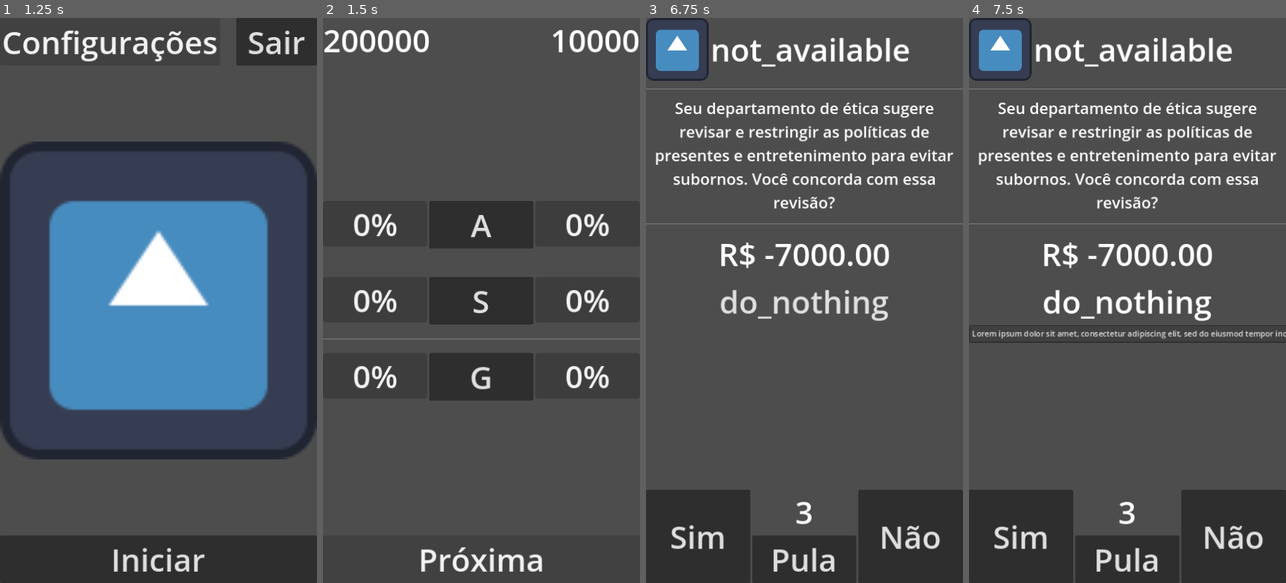
Above: before the commit, frames 1-4 (left to right).
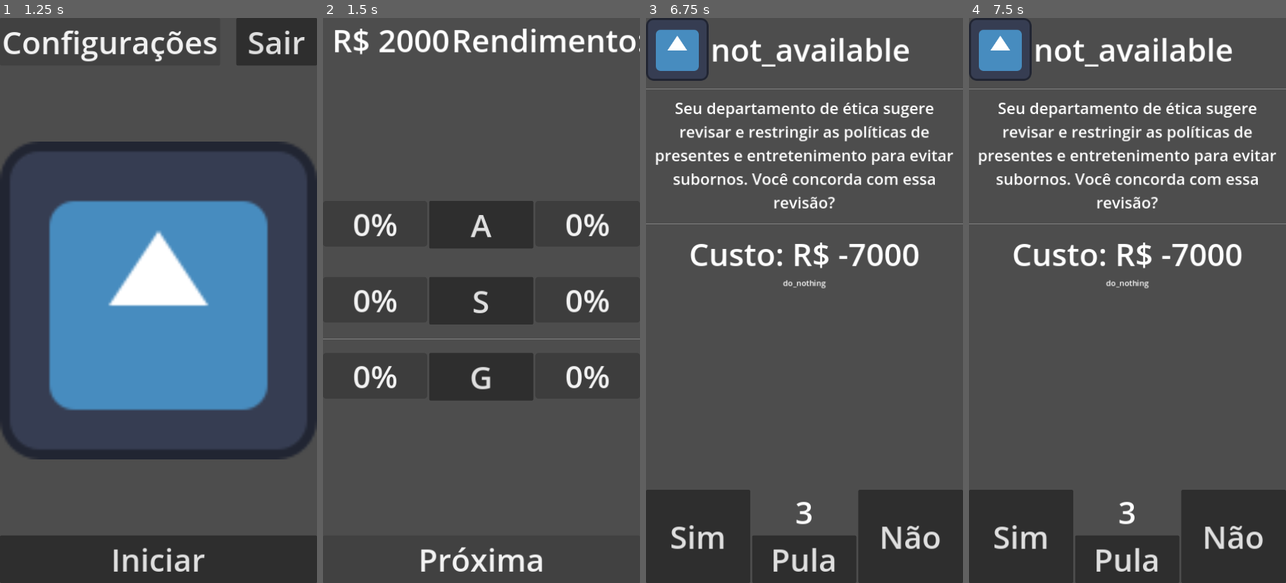
Above: after the commit, the same moments.

Repository: lu1z/hackathon_cpdi
Game: Godot game, scene res://scenes/pages/introduction_page.tscn
Two runs of this game, one before a commit and one after it. Both use one fixed random seed, a clock stepped at 60 frames per second and the inputs below. The engine's default icon, where the game draws it, is replaced by a stand-in: a white triangle on a blue panel in a dark square.
Inputs (mouse positions are in pixels of both pictures, inside the frame that each line leads up to):
- Up to frame 1 (1.25 s): click "Pular introdução" at 0.5 s
- Up to frame 2 (1.5 s): click "Iniciar" at 1.25 s
- Up to frame 3 (6.75 s): click "A" at 2 s; click "Voltar" at 2.75 s; click "S" at 3.5 s; click "Voltar" at 4.25 s; click "G" at 5 s; click "Voltar" at 5.75 s; click "Próxima" at 6.5 s
- Up to frame 4 (7.5 s): click (1127, 300) at 7.25 s, where only the run before the commit has a clickable "do_nothing"

Frame 1 is identical in both runs. In frame 2, 2.1% of the frame differs, in the area x 0-100%, y 1-7%; in frame 3, 2.5%; in frame 4, 3.4%, in the area x 0-100%, y 39-58%.

Commit message:
Finished mechanic for game endind if to much time on debt has past

Diff:
--- a/scenes/pages/consequence_page.tscn
+++ b/scenes/pages/consequence_page.tscn
@@ -8,26 +8,29 @@
 
 # Called when the node enters the scene tree for the first time.
 func _ready():
+	if ScoreManager.is_in_debt():
+		$Acknowledge/LabelDebtStatus.visible = true
+		$Acknowledge/LabelDebtStatus.text = \"Período restante para falência: \" + str(ScoreManager.debt)
 	$Consequences/CharacterComponent/LabelName.text = QuestionManager.current.character.id
 	var esg = QuestionManager.current.esg
-	if SettingsManager.answer:
+	if GameManager.params:
 		$Consequences/LabelConsequence.text = QuestionManager.current.yes
-		$Consequences/ESGSumary/E.text = str(esg.self_group_sum(ESG.yes_enviroment))
-		$Consequences/ESGSumary/S.text = str(esg.self_group_sum(ESG.yes_social))
-		$Consequences/ESGSumary/G.text = str(esg.self_group_sum(ESG.yes_governance))
+		$Consequences/ESGSumary/E.text = \"A: \" + str(esg.self_group_sum(ESG.yes_enviroment))
+		$Consequences/ESGSumary/S.text = \"S: \" + str(esg.self_group_sum(ESG.yes_social))
+		$Consequences/ESGSumary/G.text = \"G: \" + str(esg.self_group_sum(ESG.yes_governance))
 	else:
 		$Consequences/LabelConsequence.text = QuestionManager.current.no
-		$Consequences/ESGSumary/E.text = str(esg.self_group_sum(ESG.no_enviroment))
-		$Consequences/ESGSumary/S.text = str(esg.self_group_sum(ESG.no_social))
-		$Consequences/ESGSumary/G.text = str(esg.self_group_sum(ESG.no_governance))
+		$Consequences/ESGSumary/E.text = \"A: \" + str(esg.self_group_sum(ESG.no_enviroment))
+		$Consequences/ESGSumary/S.text = \"S: \" + str(esg.self_group_sum(ESG.no_social))
+		$Consequences/ESGSumary/G.text = \"G: \" + str(esg.self_group_sum(ESG.no_governance))
 
 
 func _on_continue_button_pressed():
 	if ScoreManager.check_win_condition():
-		SettingsManager.game_result = true
+		GameManager.params = true
 		return get_tree().change_scene_to_file(\"res://scenes/pages/end_page.tscn\")
-	if ScoreManager.check_win_condition():
-		SettingsManager.game_result = false
+	if ScoreManager.check_lose_condition():
+		GameManager.params = false
 		return get_tree().change_scene_to_file(\"res://scenes/pages/end_page.tscn\")
 	return get_tree().change_scene_to_file(\"res://scenes/pages/score_page.tscn\")
 "
@@ -96,16 +99,27 @@
 text = "+7"
 horizontal_alignment = 1
 
-[node name="ContinueButton" type="Button" parent="."]
+[node name="Acknowledge" type="VBoxContainer" parent="."]
 layout_mode = 1
 anchors_preset = 12
 anchor_top = 1.0
 anchor_right = 1.0
 anchor_bottom = 1.0
-offset_top = -8.0
+offset_top = -123.0
 grow_horizontal = 2
 grow_vertical = 0
+
+[node name="LabelDebtStatus" type="Label" parent="Acknowledge"]
+visible = false
+layout_mode = 2
+theme_override_font_sizes/font_size = 32
+text = "Safe!"
+horizontal_alignment = 1
+
+[node name="ContinueButton" type="Button" parent="Acknowledge"]
+layout_mode = 2
+size_flags_vertical = 10
 theme_override_font_sizes/font_size = 64
 text = "Entendido"
 
-[connection signal="pressed" from="ContinueButton" to="." method="_on_continue_button_pressed" flags=7]
+[connection signal="pressed" from="Acknowledge/ContinueButton" to="." method="_on_continue_button_pressed" flags=7]
--- a/scenes/pages/end_page.tscn
+++ b/scenes/pages/end_page.tscn
@@ -6,14 +6,16 @@
 
 # Called when the node enters the scene tree for the first time.
 func _ready():
-	if SettingsManager.game_result:
+	if GameManager.params:
 		$LabelResult.text = \"Venceu!\"
 	else:
 		$LabelResult.text = \"Perdeu!\"
+		if ScoreManager.debt == 0:
+			$EndGameFeedback/LabelEndGameResume.text = \"A empresa declarou falência devido ao acumulo de dívidas. Tente manejar suas escolhas afim de melhorar o ESG e evitar dividas no processo!\"
 	$EndGameFeedback/LabelElapsedTime.text = \"Duração: \" + str(GameManager.turn) + \" meses\"
 
+
 func _on_button_restart_pressed():
-	SettingsManager.game_id += 1
 	get_tree().change_scene_to_file(\"res://scenes/pages/start_page.tscn\")
 "
 
--- a/scenes/pages/introduction_page.tscn
+++ b/scenes/pages/introduction_page.tscn
@@ -2,12 +2,6 @@
 
 [sub_resource type="GDScript" id="GDScript_a1hgi"]
 script/source = "extends Control
-
-
-# Called when the node enters the scene tree for the first time.
-func _ready():
-	SettingsManager.game_id = 1
-	pass # Replace with function body.
 
 
 func _on_button_skip_pressed():
--- a/scenes/pages/question_page.tscn
+++ b/scenes/pages/question_page.tscn
@@ -13,14 +13,14 @@
 	$QuestionInformation/ActionInformation.text = QuestionManager.current.action.name
 	$DecisionButtons/SkipComponent/LabelSkips.text = str(ScoreManager.skip)
 	$QuestionInformation/QuestionLabel.text = QuestionManager.current.question
-	$QuestionInformation/CostLabel.text = \"R$ \" + str(QuestionManager.current.cost) + \".00\"
+	$QuestionInformation/CostLabel.text = \"Custo: R$ \" + str(QuestionManager.current.cost)
 	$QuestionInformation/CharacterComponent/LabelName.text = QuestionManager.current.character.id
 	# Debug purposes
 	print(\"Chosen question: \" + QuestionManager.current.id)
 
 
 func _on_button_yes_pressed():
-	SettingsManager.answer = true
+	GameManager.params = true
 	ScoreManager.apply_cost(QuestionManager.current.cost)
 	ScoreManager.apply_scores(QuestionManager.current.esg.esg, ESG.yes_group)
 	QuestionManager.current.action.execute()
@@ -28,7 +28,7 @@
 
 
 func _on_button_no_pressed():
-	SettingsManager.answer = false
+	GameManager.params = false
 	ScoreManager.apply_scores(QuestionManager.current.esg.esg, ESG.no_group)
 	get_tree().change_scene_to_file(\"res://scenes/pages/consequence_page.tscn\")
 
@@ -81,13 +81,12 @@
 text = "-2000"
 horizontal_alignment = 1
 
-[node name="ActionInformation" type="MenuButton" parent="QuestionInformation"]
+[node name="ActionInformation" type="Label" parent="QuestionInformation"]
+custom_minimum_size = Vector2(0, 50)
 layout_mode = 2
-theme_override_font_sizes/font_size = 64
 text = "Gafanhoto"
-item_count = 1
-popup/item_0/text = "Lorem ipsum dolor sit amet, consectetur adipiscing elit, sed do eiusmod tempor incididunt ut labore et dolore magna aliqua. Odio tempor orci dapibus ultrices in. Vitae elementum curabitur vitae nunc sed velit dignissim sodales ut."
-popup/item_0/id = 0
+horizontal_alignment = 1
+autowrap_mode = 3
 
 [node name="DecisionButtons" type="HBoxContainer" parent="."]
 layout_mode = 1
--- a/scenes/pages/score_page.tscn
+++ b/scenes/pages/score_page.tscn
@@ -17,8 +17,8 @@
 
 # Called when the node enters the scene tree for the first time.
 func _ready():
-	$ResourcesGroup/MoneyLabel.text = str(ScoreManager.money)
-	$ResourcesGroup/RevenueLabel.text = str(ScoreManager.revenue)
+	$ResourcesGroup/MoneyLabel.text = \"Capital: R$ \" + str(ScoreManager.money)
+	$ResourcesGroup/RevenueLabel.text = \"Rendimento: R$ \" + str(ScoreManager.revenue)
 	update_progress_bar(
 		$ESGGroup/EnviromentGroup/NegativeProgressBar,
 		$ESGGroup/EnviromentGroup/PositiveProgressBar,
@@ -43,7 +43,7 @@
 
 
 func _on_esg_button_pressed(group: ESG.ESG_GROUPS):
-	SettingsManager.params = group
+	GameManager.params = group
 	get_tree().change_scene_to_file(\"res://scenes/pages/topics_page.tscn\")
 "
 
--- a/scenes/pages/settings_page.tscn
+++ b/scenes/pages/settings_page.tscn
@@ -4,12 +4,16 @@
 script/source = "extends Control
 
 
+func _ready():
+	$Settings/HSliderVolume.value = SettingsManager.volume
+
+
 func _on_button_back_pressed():
 	get_tree().change_scene_to_file(\"res://scenes/pages/start_page.tscn\")
 
 
-func _on_h_slider_volume_drag_ended(value_changed):
-	SettingsManager.volume = value_changed
+func _on_h_slider_volume_drag_ended(_value_changed):
+	SettingsManager.volume = $Settings/HSliderVolume.value
 "
 
 [node name="SettingsPage" type="Control"]
@@ -30,12 +34,6 @@
 grow_horizontal = 2
 grow_vertical = 2
 
-[node name="CheckButton" type="CheckButton" parent="Settings"]
-layout_mode = 2
-size_flags_horizontal = 4
-theme_override_font_sizes/font_size = 16
-text = "Dark mode"
-
 [node name="HSliderVolume" type="HSlider" parent="Settings"]
 layout_mode = 2
 tooltip_text = "Volume"
--- a/scenes/pages/topics_page.tscn
+++ b/scenes/pages/topics_page.tscn
@@ -10,7 +10,7 @@
 	$Topics.remove_child($Topics/LabelTopic2)
 	$Topics.remove_child($Topics/LabelTopic3)
 	var topics
-	match SettingsManager.params:
+	match GameManager.params:
 		ESG.ESG_GROUPS.ENVIROMENT:
 			$LabelTitle.text = \"Ambiental\"
 			topics = ESG.yes_enviroment
--- a/scripts/game_manager.gd
+++ b/scripts/game_manager.gd
@@ -5,12 +5,15 @@
 
 
 var turn: int
+var params
+var game_id = 1
 
 
 func initialize_game():
 	QuestionManager.question_initialize()
 	ScoreManager.score_initialize()
 	turn = 0
+	game_id += 1
 # Debug purposes
 	print("--------------------preturn----------------------")
 	ScoreManager.print_score()
@@ -20,6 +23,8 @@
 func pre_turn():
 	turn += 1
 	GameManager.turn_advanced.emit()
+	if ScoreManager.is_in_debt():
+		ScoreManager.decrement_debt()
 	ScoreManager.apply_revenue()
 	print("------------------turn: " + str(turn) + " ------------------")
 
--- a/scripts/score_manager.gd
+++ b/scripts/score_manager.gd
@@ -5,16 +5,18 @@
 var money: int
 var revenue: int
 var skip: int
+var debt: int
 
 
 static var DEFAULT_INITIAL_SCORE = 0 #Valor inicial de cada topico dentro do esg
-static var DEFAULT_INITIAL_MONEY = 200_000 #Dinheiro inicial
+static var DEFAULT_INITIAL_MONEY = 200_0 #Dinheiro inicial
 static var DEFAULT_INITIAL_REVENUE = int(DEFAULT_INITIAL_MONEY / 20) #Salário inical
 static var DEFAULT_WIN_CONDITION = 50 # "E" > 5 and "S" > 5 and "G" > 5
 static var DEFAULT_LOSE_CONDITION = -50 # "E" < -20 or "S" < -20 or "G" < -20
 static var DEFAULT_BIAS_MAGNITUDE = 5 #Filtro de quanto a soma de um grupo deve ter para ser elegivel como anti bad luck
 static var DEFAULT_BIAS_TRIGGER = int(DEFAULT_LOSE_CONDITION / 2) #Quão baixo o score do grupo deve estar para acionar a mecanica anti bad luck
 static var DEFAULT_INITIAL_SKIP = 3 #Quantidade de skips inicial
+static var DEFAULT_DEBT_TIMER = 3 #Consecutive turns on negative to lose
 
 
 func score_initialize():
@@ -24,14 +26,33 @@
 	score = []
 	score.resize(len(ESG.esg_half_table))
 	score.fill(DEFAULT_INITIAL_SCORE)
+	debt = -1
+
+
+func debt_mechanic():
+	if money >= 0:
+		debt = -1
+	else:
+		if not is_in_debt():
+			debt = DEFAULT_DEBT_TIMER
+
+
+func decrement_debt():
+	debt -= 1
+
+
+func is_in_debt():
+	return debt >= 0
 
 
 func apply_revenue():
 	money += revenue
+	debt_mechanic()
 
 
 func apply_cost(cost):
 	money += cost
+	debt_mechanic()
 
 
 func cant_skip():
@@ -80,7 +101,7 @@
 	var env = get_current_group_score(ESG.ESG_GROUPS.ENVIROMENT) <= DEFAULT_LOSE_CONDITION
 	var soc = get_current_group_score(ESG.ESG_GROUPS.SOCIAL) <= DEFAULT_LOSE_CONDITION
 	var gov = get_current_group_score(ESG.ESG_GROUPS.GOVERNANCE) <= DEFAULT_LOSE_CONDITION
-	return env or soc or gov
+	return env or soc or gov or debt == 0
 
 
 func print_score():
--- a/scripts/settings_manager.gd
+++ b/scripts/settings_manager.gd
@@ -1,12 +1,7 @@
 extends Node
 
 
-var params: ESG.ESG_GROUPS
-var previous_scene
-var current_scene
-var answer
-var game_result
+static var DEFAULT_VOLUME = 100
 
-var volume: float
 
-var game_id: int
+var volume = DEFAULT_VOLUME
